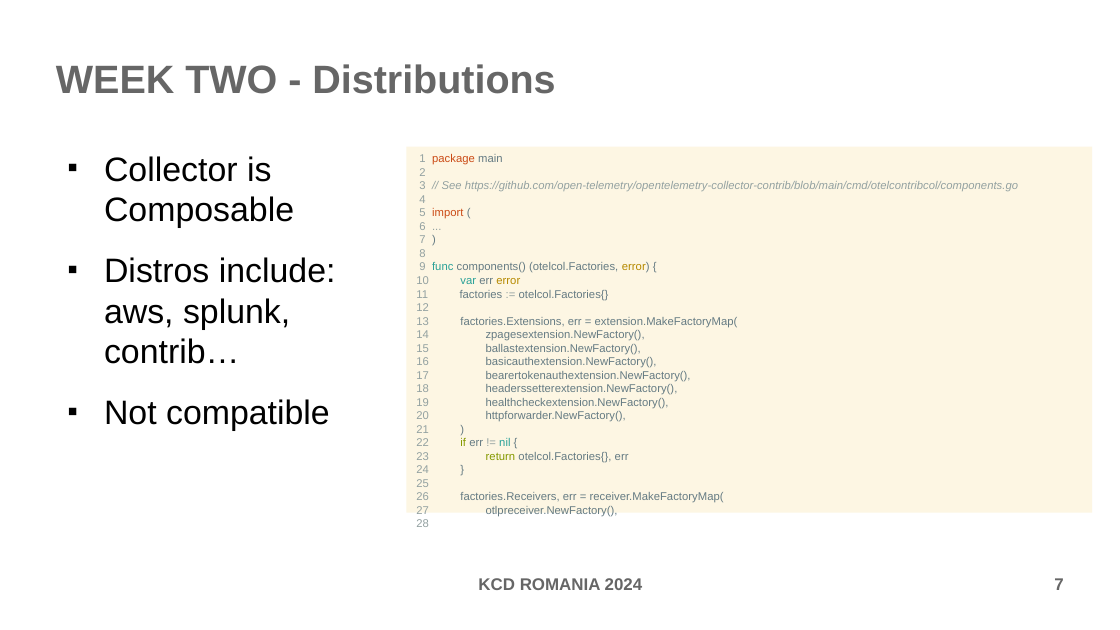
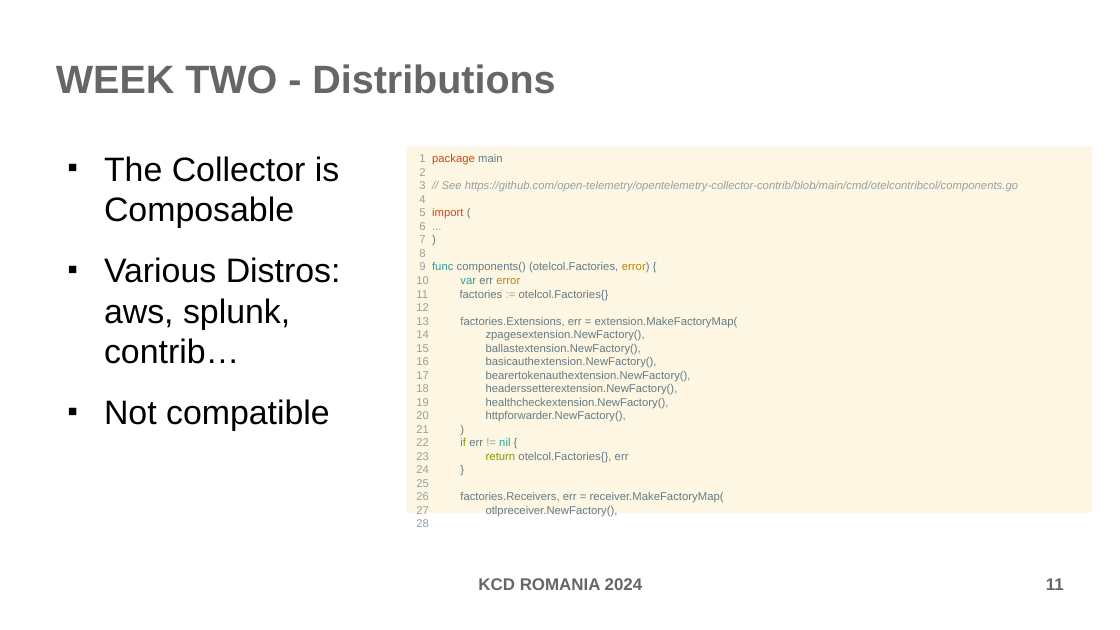
Before and after one commit to forestsword/ditd-presentation, a slide deck: slide 11 of ditd-presentation.odp (slide 7 before the commit). Drawn at 1120x630 pixels with LibreOffice and Linux fonts; fonts in the diff are those of the drawing. Boxes give left, top, right and bottom in pixels: in the first picture for what was removed or moved away, otherwise in the second. Text is boxed around its words. In the diff, an @@ line names an element or a change of style, - is before the commit and + after.

```diff
--- a/ditd-presentation.odp
+++ b/ditd-presentation.odp
@@ text at <box>104,156,341,364</box>: text changed @@
-■ Collector is
-  Composable
-■ Distros include:
-  aws, splunk,
-  contrib…
+■ The Collector is
+  Composable
+■ Various Distros:
+  aws, splunk,
+  contrib…
@@ page number at <box>1046,578,1064,590</box>: text changed @@
-7
+11
```
Also in this commit, not shown: 4 other slides changed, 8 slides added.
